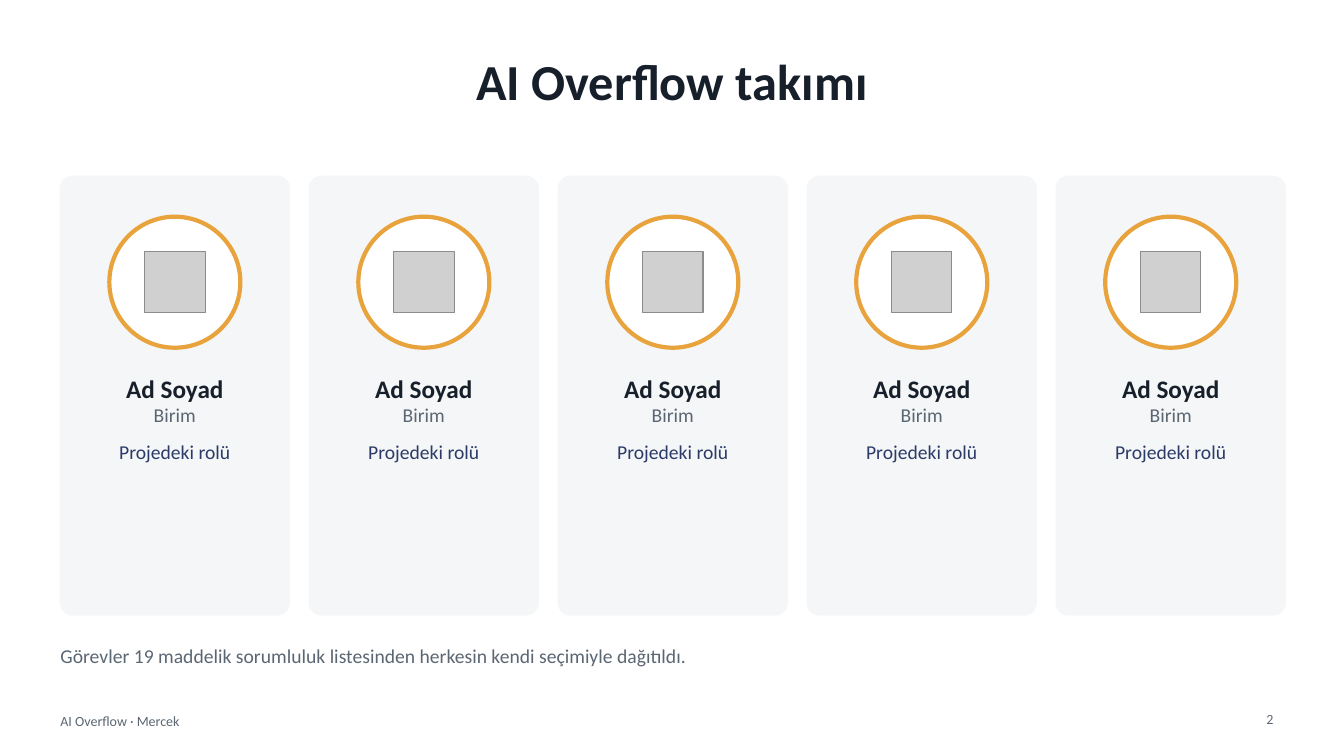
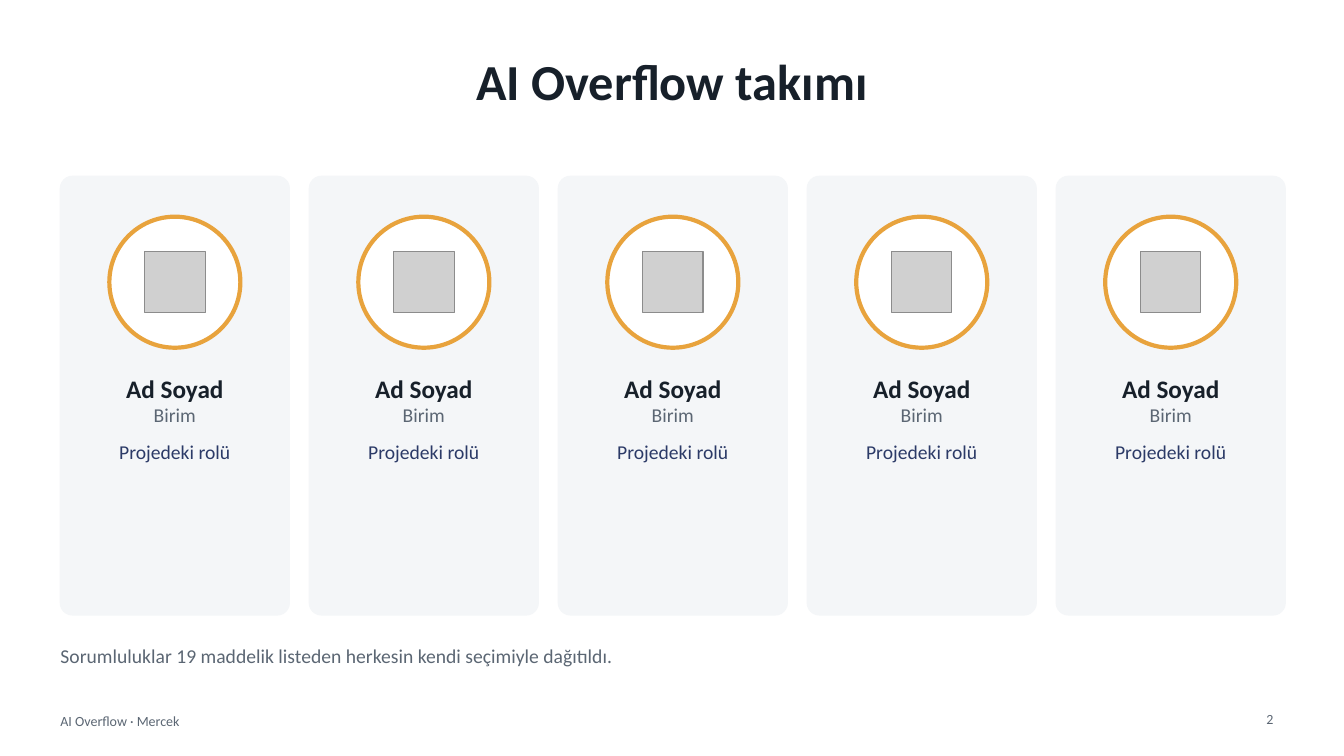
Before and after one commit to SeyhanAmasyalii/ZTHackathonStudy, a slide deck: slide 2 of presentation/Mercek_AI_Overflow_Sunum.pptx. Drawn at 1344x756 pixels with LibreOffice and Linux fonts; fonts in the diff are those of the drawing; grey boxes stand for pictures. Boxes give left, top, right and bottom in pixels: in the first picture for what was removed or moved away, otherwise in the second. Text is boxed around its words. In the diff, an @@ line names an element or a change of style, - is before the commit and + after.

```diff
--- a/presentation/Mercek_AI_Overflow_Sunum.pptx
+++ b/presentation/Mercek_AI_Overflow_Sunum.pptx
@@ text at bbox=[60, 649, 612, 667]: text changed @@
-Görevler 19 maddelik sorumluluk listesinden herkesin kendi seçimiyle dağıtıldı.
+Sorumluluklar 19 maddelik listeden herkesin kendi seçimiyle dağıtıldı.
```
Also in this commit, not shown: 7 other slides changed, 2 slides added, 2 slides removed, 24 other files.
